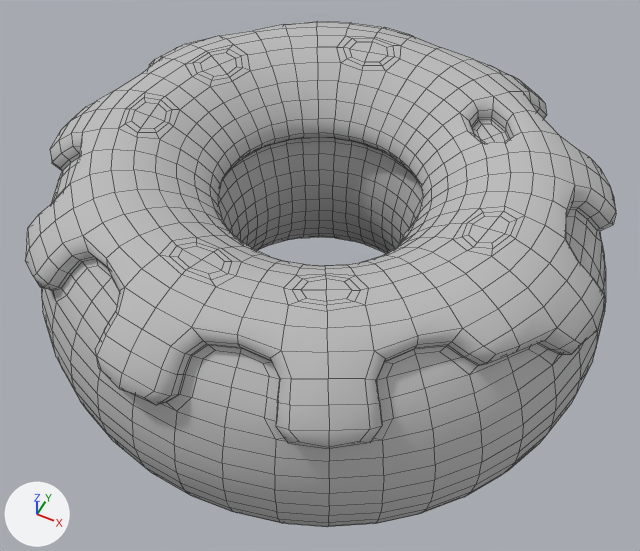
One commit to the OBJ model assets/donut/donut.obj: the scene before it, then after it.
Both versions are drawn from a 50 mm camera at (0.975, -1.639, 2.343) aimed at (0.147, 0.018, 0.272). Every picture has the same lights, and +X, +Y and +Z are marked at lower left. Mesh edges are drawn as thin lines. Where no turn or scale is listed for an object, it has been applied to the vertices. Vertices at the same position are counted once.

Objects in the first picture: 'donut'.
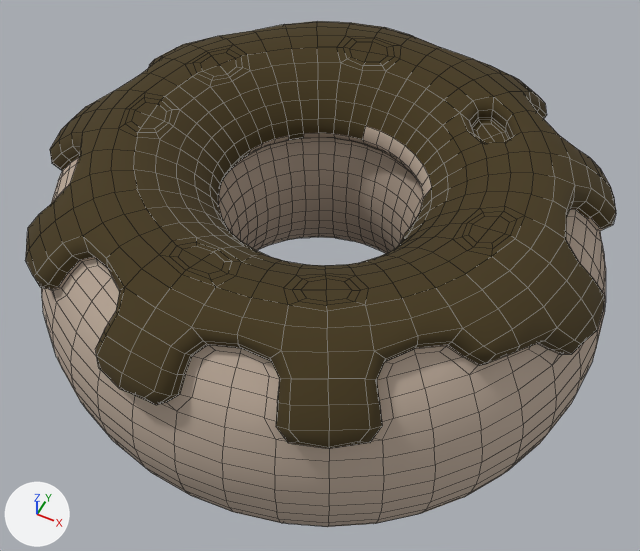
Commit message: replace donut

What differs and where, as boxes (x1, y1, x2, y2) in the pictures (640 x 551 px):
'donut', recoloured (grey to brown): (25, 21, 616, 527) in both
part 1 of me_donut, recoloured (grey to brown): (25, 21, 616, 449) in both

What changed in the scene script:
```text
Change mat_initialshadinggroup:
    mat_initialshadinggroup.base_color: (0.5, 0.5, 0.5) -> (0.5, 0.4, 0.32)  # grey #bcbcbc -> beige #bcaa99
Add mat_blinn1sg:
    mat_blinn1sg = principled_material('blinn1SG')
    mat_blinn1sg.base_color = (0.06, 0.04, 0.01)  # brown #453819
    mat_blinn1sg.roughness = 1.0
Change me_donut:
    where me_donut.from_pydata(...)  # 2364 vertices, 2352 faces; spans x -0.75..1.0, y -0.77..0.91, z -0.1..0.74
    used by ob_donut; location = (0.0, 0.0, 0.0)
    me_donut part 1: 841 of the faces centred in x -0.72..0.97, y -0.75..0.89, z 0.47..0.74 switch from mat_initialshadinggroup (grey #bcbcbc) to mat_blinn1sg (brown #453819)
```
